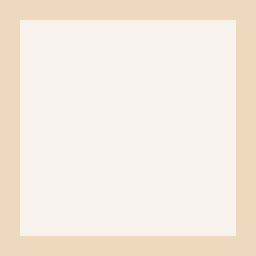
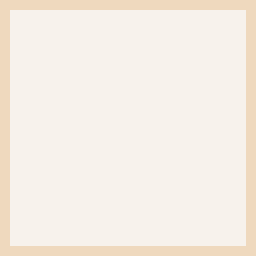
Layered file, before and after one edit (256×256). Changes by layer:
painted on "Rectangle 1" over (10, 10, 246, 246)
